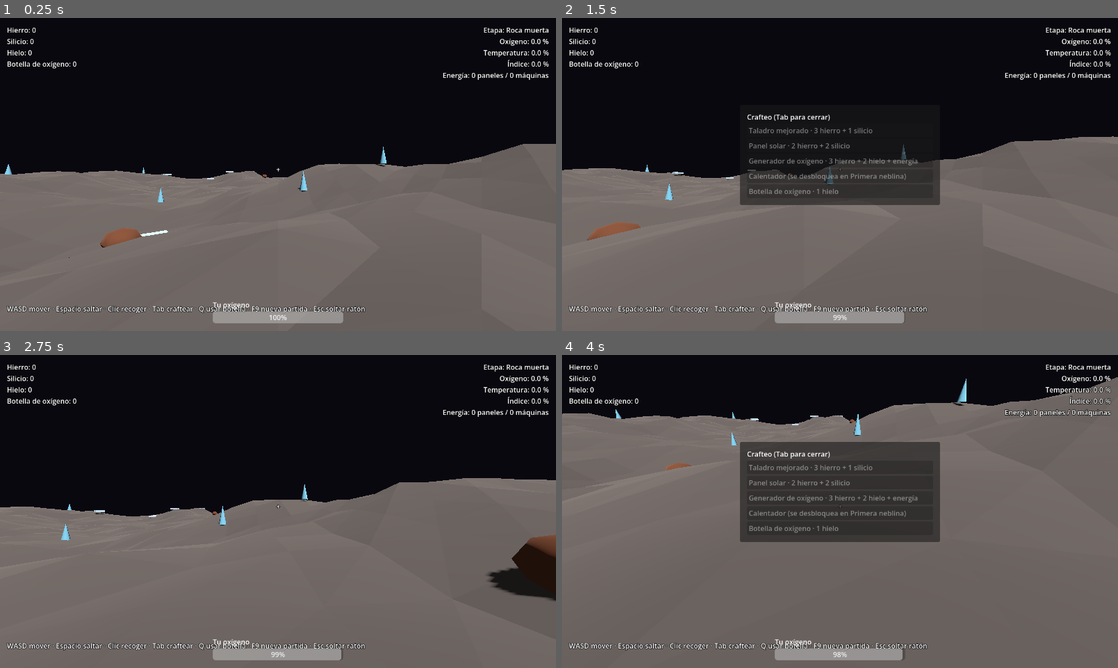
Above: before the commit, frames 1-4 (two rows, left to right).
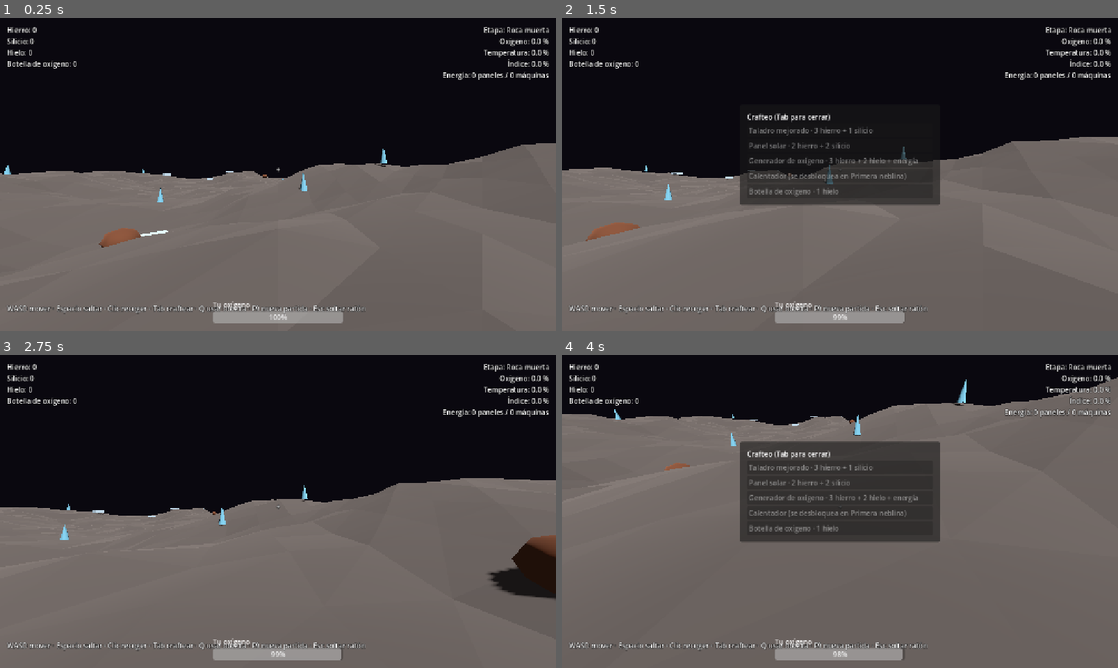
Above: after the commit, the same moments.

Repository: johnlobo/planetform
Game: Godot game, scene res://scenes/main.tscn
Same seed, same stepped clock (60 frames per second), same inputs: the game is played once before the commit and once after it.
Inputs (mouse positions are in pixels of both pictures, inside the frame that each line leads up to):
- Up to frame 1 (0.25 s): no input
- Up to frame 2 (1.5 s): move the mouse to (867, 174) at 0.52 s; hold W (move_forward) 0.53-1.28 s; hold Tab (craft) 0.53-1.28 s; click (867, 174) at 0.67 s; tap Space (jump) at 0.77 s; tap Enter at 1.25 s; move the mouse to (728, 190) at 1.27 s; hold S (move_back) from 1.28 s (still down); tap Q (use_bottle) at 1.35 s
- Up to frame 3 (2.75 s): tap Space (jump) at 1.52, 2 s; move the mouse to (333, 442) at 2.02 s; release S (move_back) at 2.03 s; hold D (move_right) from 2.03 s (still down); tap C at 2.1 s
- Up to frame 4 (4 s): move the mouse to (834, 517) at 2.77 s; release D (move_right) at 2.78 s; hold W (move_forward) 2.78-3.53 s; tap Tab (craft) at 2.85 s; click (834, 517) at 2.92 s; tap Space (jump) at 3.02, 3.77 s; tap Enter at 3.5 s; move the mouse to (1006, 558) at 3.52 s; hold A (move_left) from 3.53 s (still down); hold Q (use_bottle) from 3.53 s (still down)

The runs differ from the first frame. In frame 1, 1.9% of the frame differs, in the area x 0-100%, y 2-98%; in frame 2, 2.8%; in frame 3, 1.9%; in frame 4, 2.9%.

Commit message:
Abrir la ventana maximizada y escalar la interfaz
La ventana de 1280x720 se veía pequeña en pantallas Retina y el texto
del HUD costaba de leer. Ahora la ventana se abre maximizada y el modo
de estirado canvas_items (aspecto expand) escala la interfaz y las
fuentes con el tamaño de la ventana, tomando 1280x720 como base.

Co-Authored-By: Claude Opus 5.5 <noreply@anthropic.com>

Diff:
--- a/project.godot
+++ b/project.godot
@@ -26,6 +26,9 @@
 
 window/size/viewport_width=1280
 window/size/viewport_height=720
+window/size/mode=2
+window/stretch/mode="canvas_items"
+window/stretch/aspect="expand"
 
 [rendering]
 
